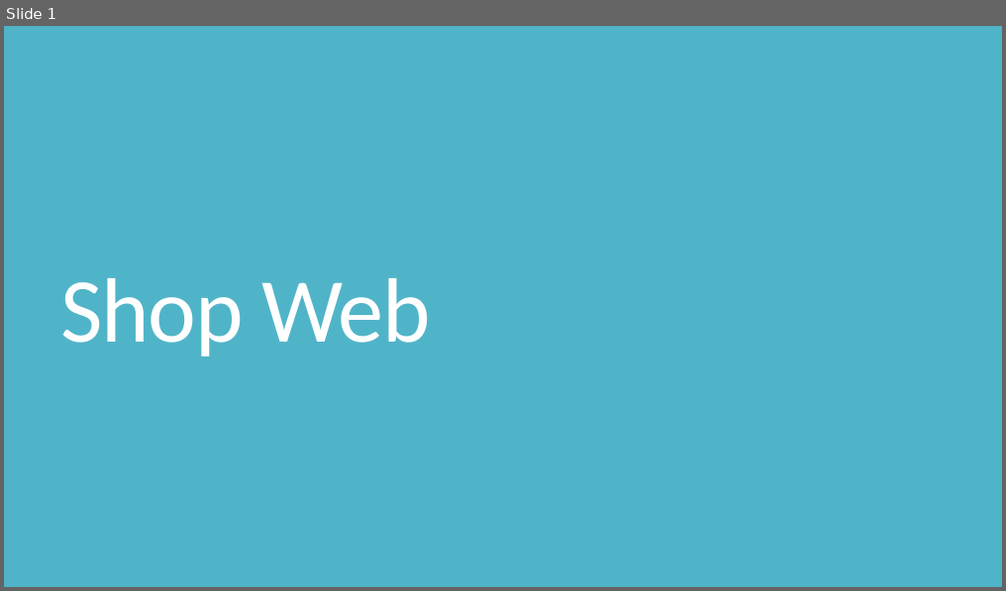
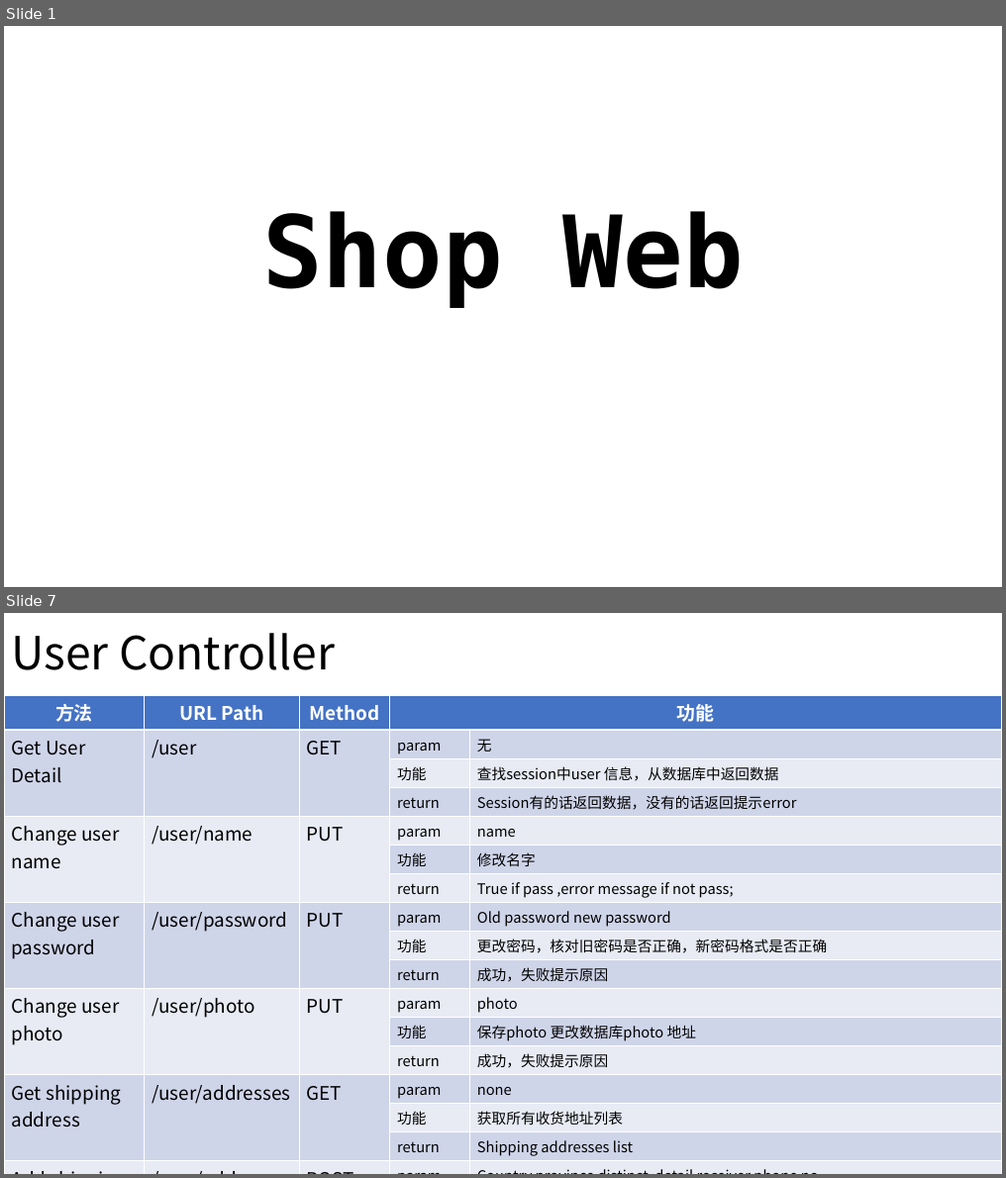
Before and after one commit to n490808114/Java_Shopping_System, a slide deck: Shop Web.pptx. Shown one above the other, each under a label of ours: slide 1 before the commit, slides 1 and 7 after it; the slides between them are not shown. The pictures are 1006x591 and 1006x1178 pixels, drawn with LibreOffice and Linux fonts; fonts in the diff are those of the drawing; background and template pictures are left out. Boxes give left, top, right and bottom in pixels: in the first picture for what was removed or moved away, otherwise in the second. Text is boxed around its words. In the diff, an @@ line names an element or a change of style, - is before the commit and + after.

```diff
--- a/Shop Web.pptx
+++ b/Shop Web.pptx
@@ slide 7 added at box(4, 613, 1002, 1174), background #FFFFFF @@
@@ title added at box(12, 633, 335, 670), 44 pt, text #000000 @@
+User Controller
@@ table added at box(4, 695, 1002, 1174), 19 rows, 5 columns @@
+方法 | URL Path | Method | 功能 | 
+Get User Detail | /user | GET | param | 无
+ |  |  | 功能 | 查找session中user 信息，从数据库中返回数据
+ |  |  | return | Session有的话返回数据，没有的话返回提示error
+Change user name | /user/name | PUT | param | name
+ |  |  | 功能 | 修改名字
+ |  |  | return | True if pass ,error message if not pass;
+Change user password | /user/password | PUT | param | Old password new password
+ |  |  | 功能 | 更改密码，核对旧密码是否正确，新密码格式是否正确
+ |  |  | return | 成功，失败提示原因
+Change user photo | /user/photo | PUT | param | photo
+ |  |  | 功能 | 保存photo 更改数据库photo 地址
+ |  |  | return | 成功，失败提示原因
+Get shipping address | /user/addresses | GET | param | none
+ |  |  | 功能 | 获取所有收货地址列表
+ |  |  | return | Shipping addresses list
+Add shipping address | /user/addresses | POST | param | Country province distinct detail receiver phone no
+ |  |  | 功能 | 新建收件信息
+ |  |  | return | True if pass ,error message if false;
@@ slide 1 changed as well @@
@@ background #50B4C8 to picture (left out) @@
@@ title "Shop Web": place and size @@
-title "Shop Web" at box(60, 278, 431, 357)
+title "Shop Web" at box(262, 211, 744, 308)
@@ title "Shop Web" at box(262, 211, 744, 308): size 88 to 96 pt, font Calibri to DejaVu Sans Mono, text colour #FFFFFF to #000000, letter spacing -1.2 to 0 pt, bold on; alignment left to centre; line spacing 0.8 to 0.9 @@
```
Also in this commit, not shown: 2 other slides changed, 7 other slides added.
